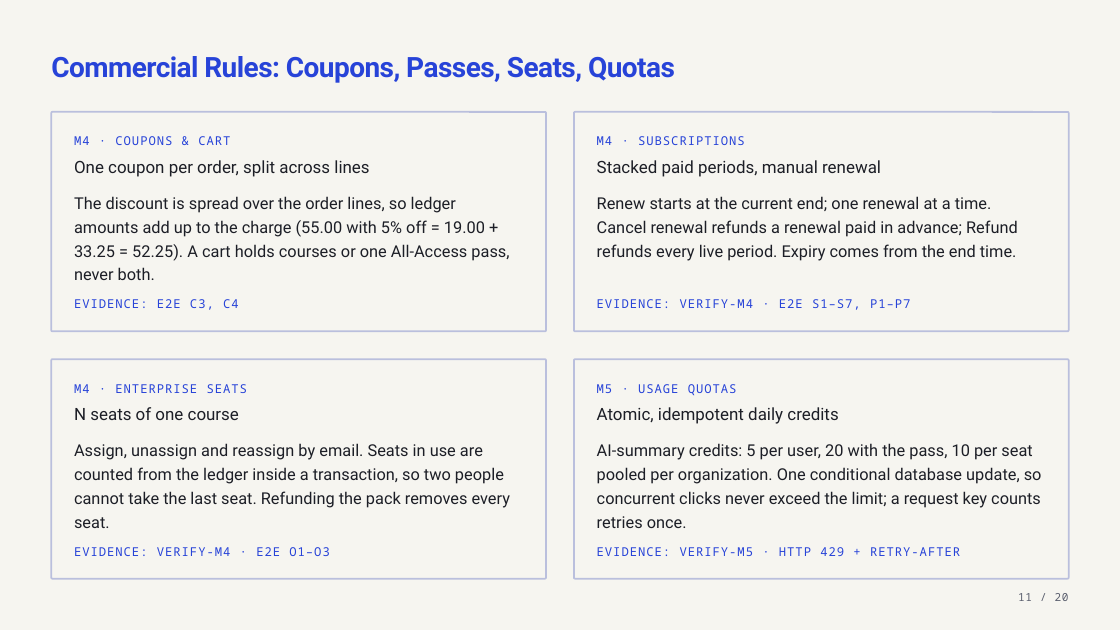
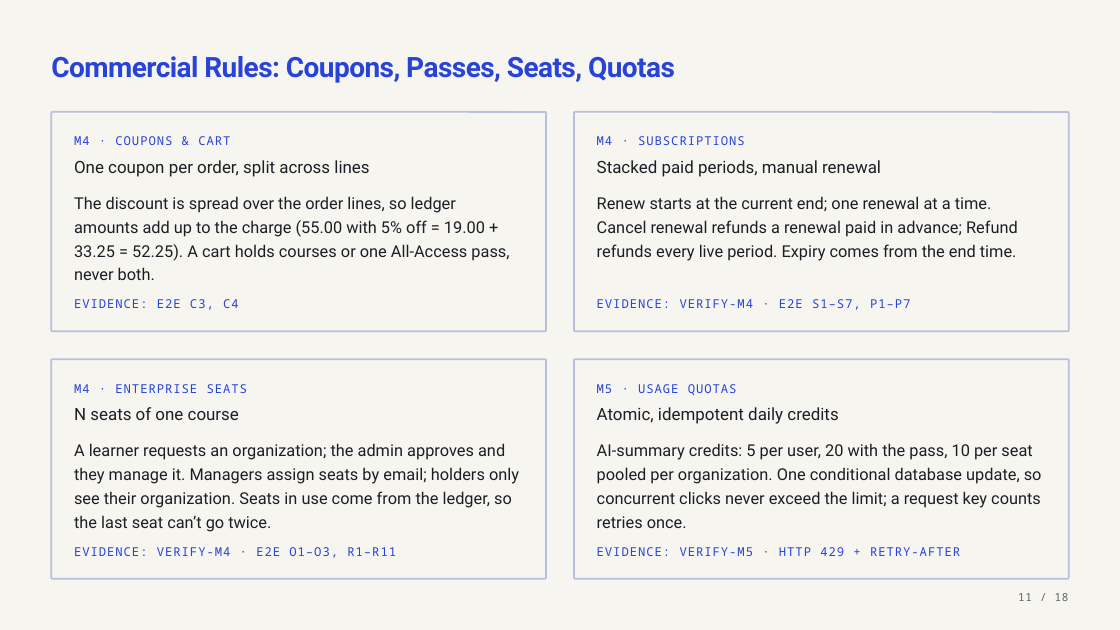
Before and after one commit to ANKITHDEEGOJU/proj-pic, a slide deck: slide 11 of docs/Final_Presentation.pptx. Drawn at 1120x630 pixels with LibreOffice and Linux fonts; fonts in the diff are those of the drawing. Boxes give left, top, right and bottom in pixels: in the first picture for what was removed or moved away, otherwise in the second. Text is boxed around its words. In the diff, an @@ line names an element or a change of style, - is before the commit and + after.

```diff
--- a/docs/Final_Presentation.pptx
+++ b/docs/Final_Presentation.pptx
@@ text at (74,443,519,532): text changed @@
-Assign, unassign and reassign by email. Seats in use are counted from the ledger inside a transaction, so two people cannot take the last seat. Refunding the pack removes every seat.
+A learner requests an organization; the admin approves and they manage it. Managers assign seats by email; holders only see their organization. Seats in use come from the ledger, so the last seat can’t go twice.
@@ text at (74,547,396,558): text changed @@
-EVIDENCE: VERIFY-M4 · E2E O1–O3
+EVIDENCE: VERIFY-M4 · E2E O1–O3, R1–R11
@@ text at (1018,593,1069,601): text changed @@
-11 / 20
+11 / 18
```
Also in this commit, not shown: 15 other slides changed, 2 slides removed, 33 other files.
